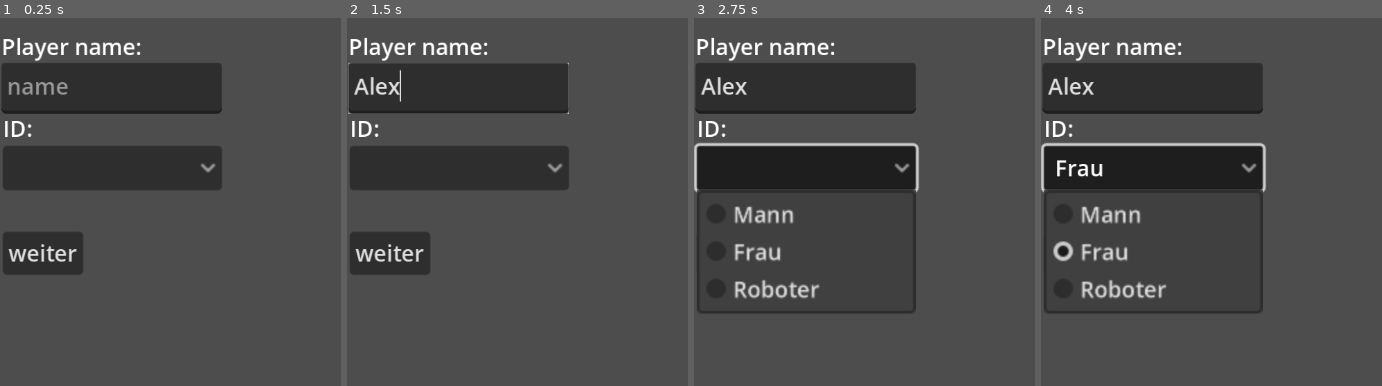
Above: before the commit, frames 1-4 (left to right).
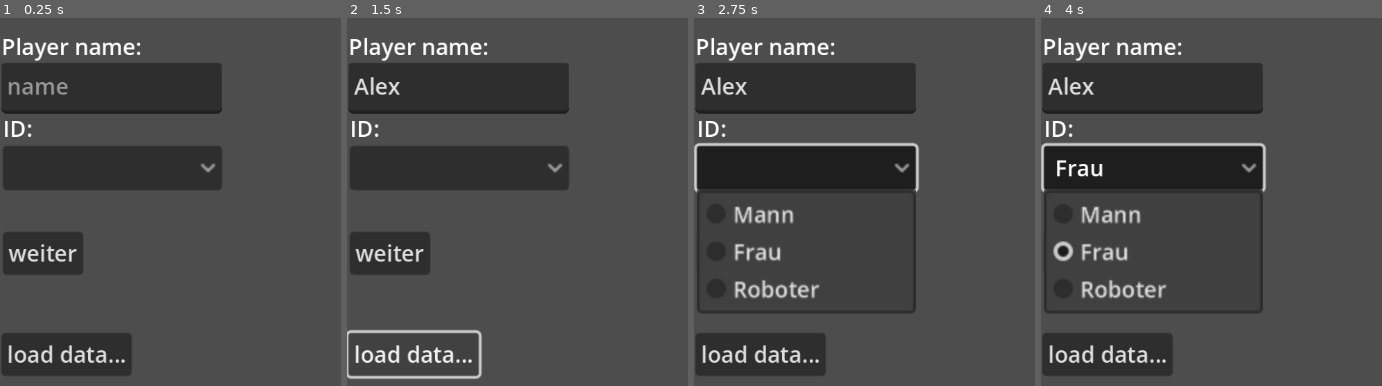
Above: after the commit, the same moments.

Repository: markusweiss/godot-protype-save
Game: Godot game, scene res://scenes/player_data.tscn
The game is run twice, just before and just after one commit, with the same random seed, the same clock (stepped at 60 frames per second) and the same inputs. The project has no main scene, so this scene is started directly.
Inputs (mouse positions are in pixels of both pictures, inside the frame that each line leads up to):
- Up to frame 1 (0.25 s): no input
- Up to frame 2 (1.5 s): click (459, 87) at 0.52 s; type "Alex" at 0.6 s; click (415, 352) at 1.25 s, where only the run after the commit has a clickable "load data..."
- Up to frame 3 (2.75 s): click (806, 168) at 2 s
- Up to frame 4 (4 s): click "weiter" at 2.75 s; click "Frau" at 3.5 s

The runs differ from the first frame. In frame 1, 4.1% of the frame differs, in the area x 0-39%, y 85-98%; in frame 2, 1.8%; in frame 3, 4.1%; in frame 4, 4.1%.

Commit message:
add load function

Diff:
--- a/scenes/player_data.tscn
+++ b/scenes/player_data.tscn
@@ -46,4 +46,12 @@
 offset_bottom = 186.0
 text = "weiter"
 
+[node name="load" type="Button" parent="."]
+offset_left = 1.0
+offset_top = 228.0
+offset_right = 95.0
+offset_bottom = 259.0
+text = "load data..."
+
 [connection signal="pressed" from="weiter" to="." method="_on_button_pressed"]
+[connection signal="pressed" from="load" to="." method="_on_load_pressed"]
--- a/scripts/global.gd
+++ b/scripts/global.gd
@@ -18,3 +18,18 @@
 	var save_game = FileAccess.open("res://savegame.dat", FileAccess.WRITE)
 	var json_string = JSON.stringify(save())
 	save_game.store_line(json_string)
+
+
+func load_data():
+	if not FileAccess.file_exists("res://savegame.dat"):
+		return
+
+	var save_game = FileAccess.open("res://savegame.dat", FileAccess.READ)
+
+	while  save_game.get_position() < save_game.get_length():
+		var json_string = save_game.get_line()
+		var json = JSON.new()
+		var parse_result = json.parse(json_string)
+		var node_data = json.get_data()
+
+		print(node_data)
--- a/scripts/player_data.gd
+++ b/scripts/player_data.gd
@@ -5,3 +5,7 @@
 	Global.player_name = $playername.text
 	Global.player_id = $playerid.text
 	get_tree().change_scene_to_file("res://scenes/gaming_data.tscn")
+
+
+func _on_load_pressed():
+	Global.load_data()
Not shown, changed: savegame.dat
